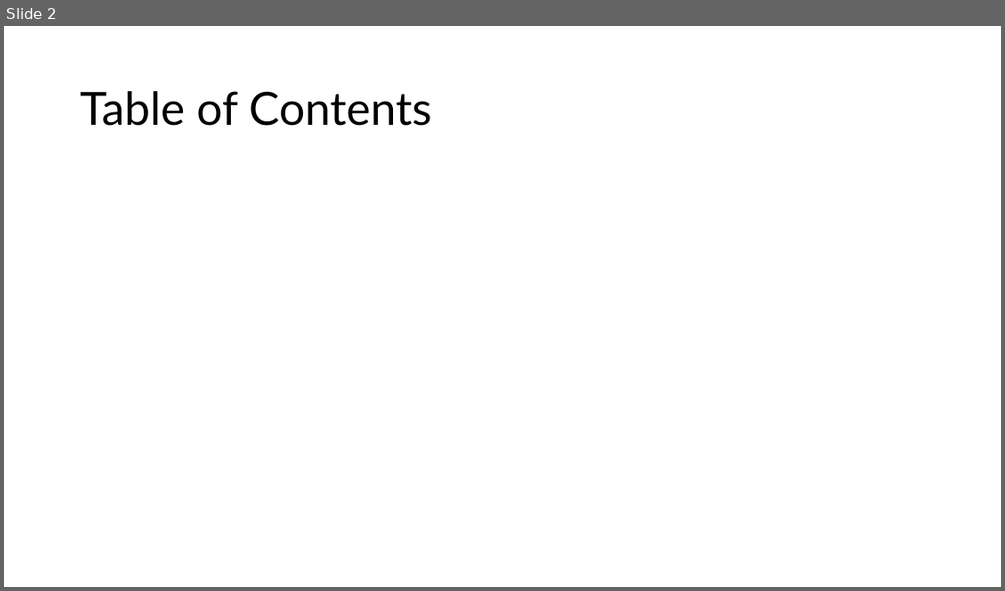
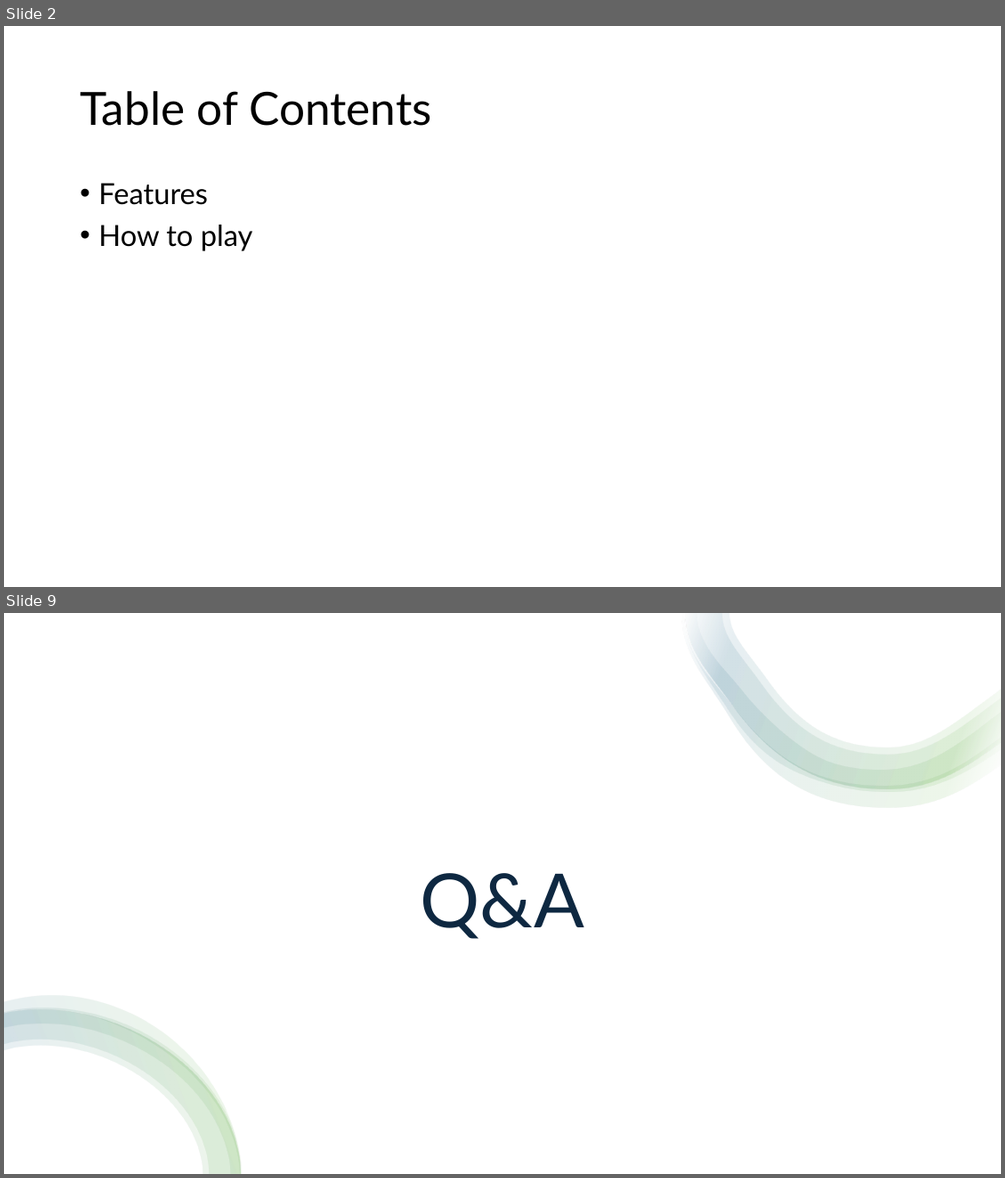
Before and after one commit to 5tarlight/c-programming-2025, a slide deck: materials/기말과제 제안 발표.pptx. Shown one above the other, each under a label of ours: slide 2 before the commit, slides 2 and 9 after it; the slides between them are not shown. The pictures are 1005x591 and 1005x1178 pixels, drawn with LibreOffice and Linux fonts; fonts in the diff are those of the drawing. Boxes give left, top, right and bottom in pixels: in the first picture for what was removed or moved away, otherwise in the second. Text is boxed around its words. In the diff, an @@ line names an element or a change of style, - is before the commit and + after.

```diff
--- a/materials/기말과제 제안 발표.pptx
+++ b/materials/기말과제 제안 발표.pptx
@@ slide 9 added at [4,613,1001,1174], background #FFFFFF @@
@@ rectangle added at [4,613,1001,1174], fill #FFFFFF @@
@@ group added at [682,613,1001,808]: 4 freeform shapes @@
@@ title added at [420,873,585,939], 72 pt, text #0E2841 @@
+Q&A
@@ group added at [4,996,241,1174]: 4 freeform shapes @@
@@ slide 2 changed as well @@
@@ text added at [98,183,253,251], 28 pt, text #000000 @@
+• Features
+• How to play
```
Also in this commit, not shown: 1 other slide changed, 6 other slides added.
